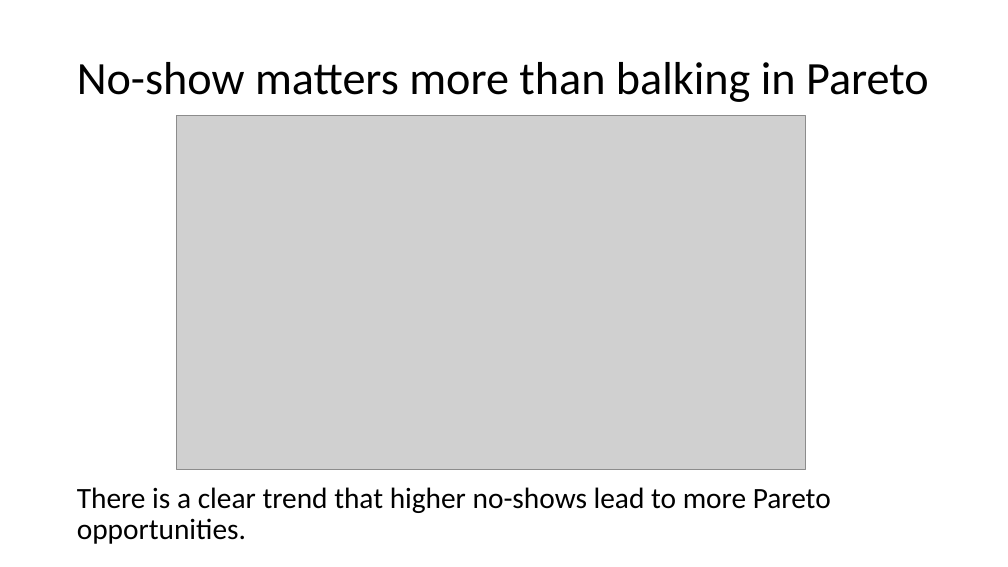
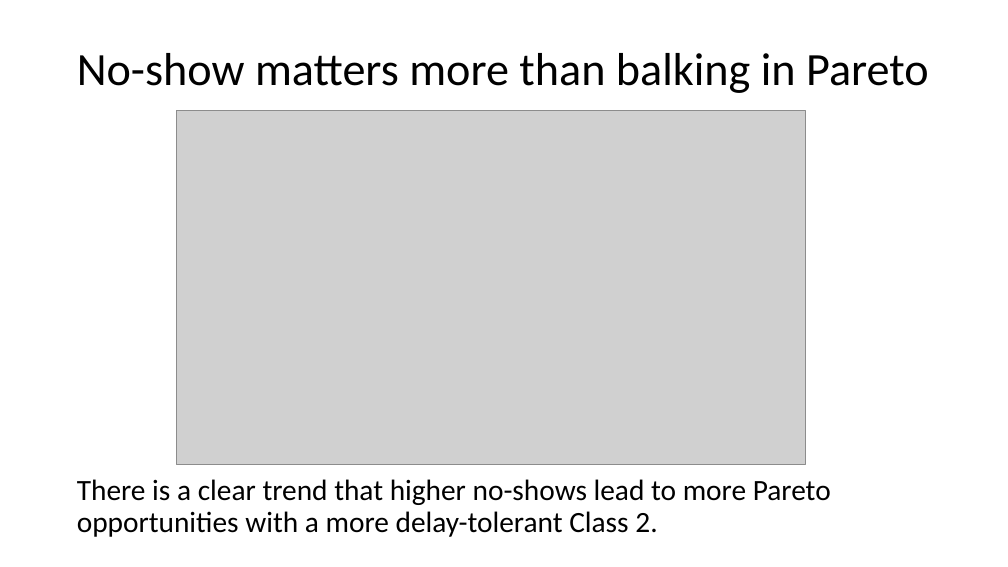
Before and after one commit to YcartXin/CUIMC-Appointment-Simulation, a slide deck: slide 25 of presentation/FCFS Presentation.pptx (slide 26 before the commit). Drawn at 1008x567 pixels with LibreOffice and Linux fonts; fonts in the diff are those of the drawing; grey boxes stand for pictures. Boxes give left, top, right and bottom in pixels: in the first picture for what was removed or moved away, otherwise in the second. Text is boxed around its words. In the diff, an @@ line names an element or a change of style, - is before the commit and + after.

```diff
--- a/presentation/FCFS Presentation.pptx
+++ b/presentation/FCFS Presentation.pptx
@@ title "No-show matters more than balking ..." moved from (x1=77, y1=62, x2=929, y2=102) to (x1=77, y1=53, x2=929, y2=93) @@
@@ picture moved from (x1=177, y1=116, x2=805, y2=470) to (x1=177, y1=110, x2=805, y2=464) @@
@@ text at (x1=77, y1=479, x2=831, y2=537): text changed @@
-There is a clear trend that higher no-shows lead to more Pareto opportunities.
+There is a clear trend that higher no-shows lead to more Pareto opportunities with a more delay-tolerant Class 2.
```
Also in this commit, not shown: 3 other slides changed, 4 slides added, 2 slides removed, 17 other files.
